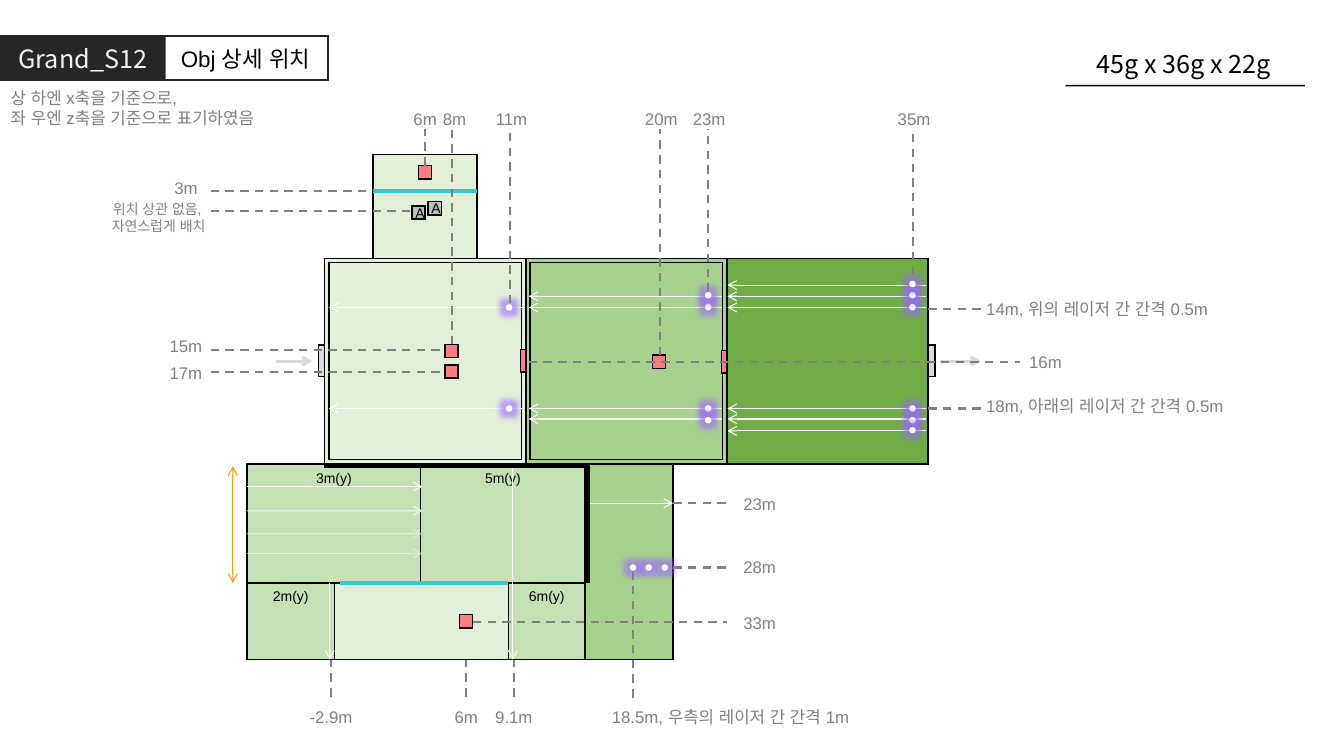
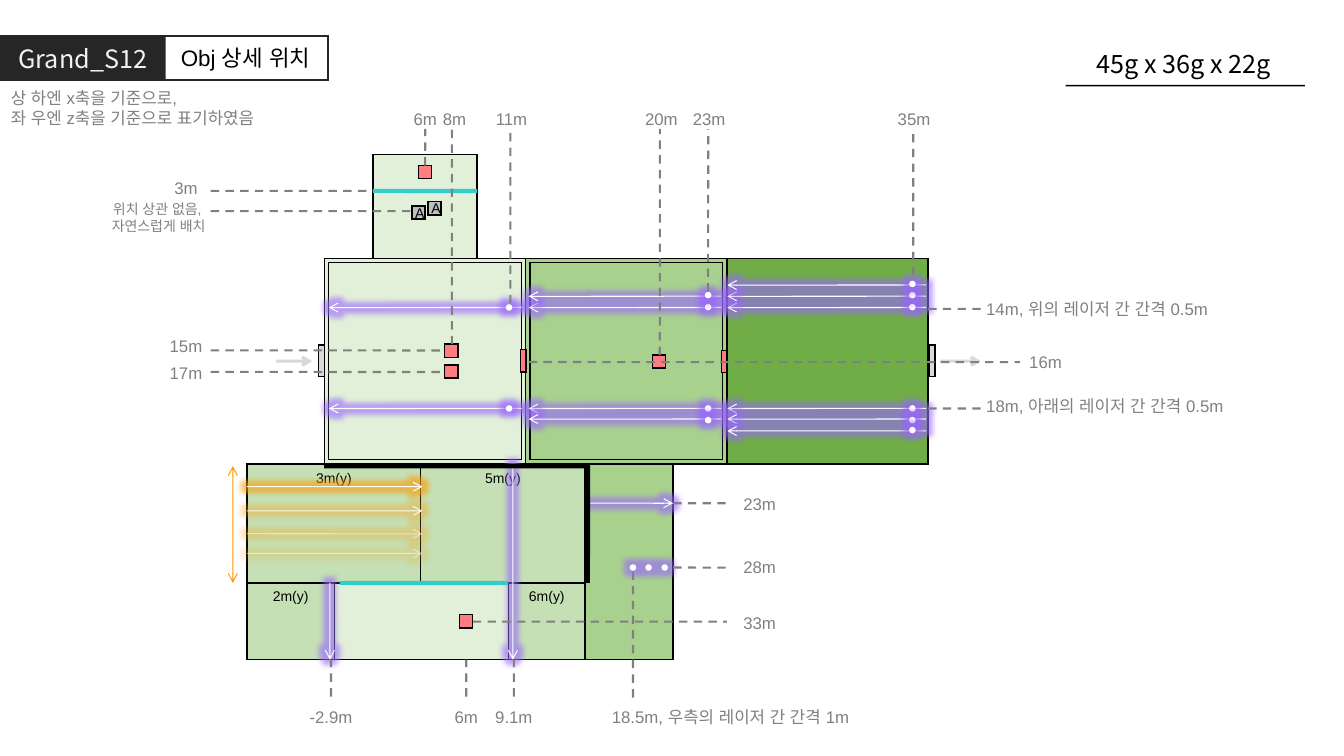
Before and after one commit to GGMGangsterHamster/GangsterHamster, a slide deck: slide 24 of Documents/LevelDesign/GrandStage/Grand_Stage.pptx. Drawn at 1344x756 pixels with LibreOffice and Linux fonts; fonts in the diff are those of the drawing. Boxes give left, top, right and bottom in pixels: in the first picture for what was removed or moved away, otherwise in the second. Text is boxed around its words. In the diff, an @@ line names an element or a change of style, - is before the commit and + after.

```diff
--- a/Documents/LevelDesign/GrandStage/Grand_Stage.pptx
+++ b/Documents/LevelDesign/GrandStage/Grand_Stage.pptx
@@ group removed at bbox=[233, 285, 927, 659]: 19 arrows, 1 double arrow @@
@@ group added at bbox=[233, 285, 927, 659]: 20 freeform shapes @@
```
Also in this commit, not shown: 24 other slides changed, 3 other files.
